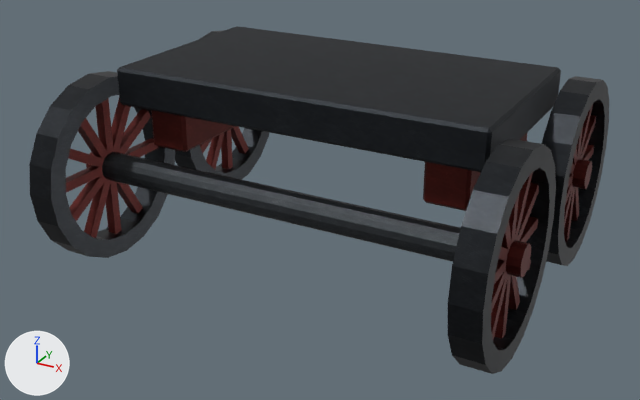
What one commit did to the glTF model assets/terra/blocks/models/train_bogie.gltf.
The view is the same before and after, from a 50 mm lens placed at (2.35, -4.04, 2.08), pointed at (0.46, -0.6, 0.36). The axes (+X, +Y, +Z) are drawn at lower left. The lights are the same throughout. The first picture is the older version. Vertices at exactly the same position are counted once.

Before the edit, the objects in view are built like this:
```python
ob_mesh_0 = bpy.data.objects.new('Mesh_0', me_mesh_0)
ob_mesh_0.location = (0.0, 0.0, 0.0)
```
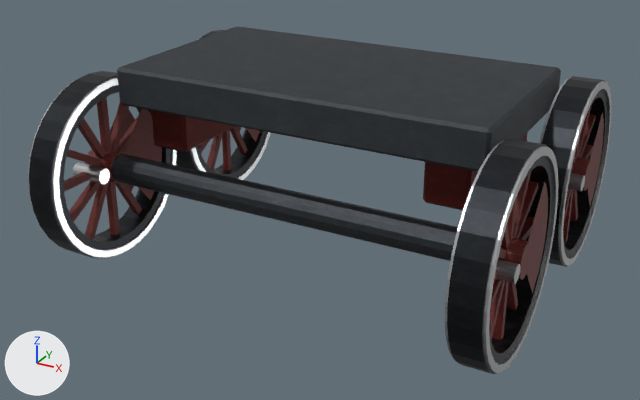
Edits to the bpy script that builds the scene:
```text
Change mat_train_bogie_wheel_0_spokes:
    where n0 = _N.new('ShaderNodeBsdfPrincipled'); n0.name = 'Principled BSDF'
    n0.inputs[1].default_value: 0.72 -> 0.08  # 'Metallic'
Change mat_train_bogie_wheel_1_spokes:
    where n0 = _N.new('ShaderNodeBsdfPrincipled'); n0.name = 'Principled BSDF'
    n0.inputs[1].default_value: 0.72 -> 0.08  # 'Metallic'
    add n0.inputs[2].default_value = 0.62  # 'Roughness'
Change mat_train_bogie_wheel_2_spokes:
    where n0 = _N.new('ShaderNodeBsdfPrincipled'); n0.name = 'Principled BSDF'
    n0.inputs[1].default_value: 0.72 -> 0.08  # 'Metallic'
Change mat_train_bogie_wheel_3_spokes:
    where n0 = _N.new('ShaderNodeBsdfPrincipled'); n0.name = 'Principled BSDF'
    n0.inputs[1].default_value: 0.72 -> 0.08  # 'Metallic'
Change mat_train_black_iron:
    where n0 = _N.new('ShaderNodeBsdfPrincipled'); n0.name = 'Principled BSDF'
    n0.inputs[2].default_value: 0.54 -> 0.66  # 'Roughness'
    where n2 = _N.new('ShaderNodeMix'); n2.name = 'Mix'
    n2.inputs[7].default_value: (0.115, 0.125, 0.14, 1.0) -> (0.25, 0.265, 0.28, 1.0)  # 'B', dark grey #5f6369 -> 'B', grey #898d90
Change me_mesh_0:
    remove me_mesh_0.from_pydata(...)  # 860 vertices, 1668 faces; spans x -0.58..1.58, y -1.45..0.45, z 0.05..1.0
    add me_mesh_0.from_pydata(...)  # 2356 vertices, 4548 faces; spans x -0.58..1.58, y -1.45..0.45, z 0.05..1.0
    me_mesh_0 part 1: a new loose piece, a 16-sided cylinder along x spanning x -0.583..-0.417, y -1.158..-1.082, z 0.462..0.538, in mat_train_bogie_wheel_1_rim (light grey #c5c8ca)
    me_mesh_0 part 2: a new loose piece, a 16-sided cylinder along x spanning x 1.417..1.583, y -0.158..-0.082, z 0.462..0.538, in mat_train_bogie_wheel_2_rim (light grey #c5c8ca)
    me_mesh_0 part 3: a new loose piece, a 16-sided cylinder along x spanning x 1.417..1.583, y -1.158..-1.082, z 0.462..0.538, in mat_train_bogie_wheel_3_rim (light grey #c5c8ca)
    me_mesh_0 part 4: 192 vertices removed from x -0.58..-0.42, y -1.43..0.43, z 0.07..0.93; 872 vertices added at x -0.58..-0.42, y -1.44..0.44, z 0.06..0.94
    me_mesh_0 part 5: 192 vertices removed from x 1.42..1.58, y -1.43..0.43, z 0.07..0.93; 872 vertices added at x 1.42..1.58, y -1.44..0.44, z 0.06..0.94
    other edits to the shape of me_mesh_0 do not show in these pictures
    add me_mesh_0.materials.append(mat_train_bogie_wheel_0_rim)  # light grey #c5c8ca
    add me_mesh_0.materials.append(mat_train_bogie_wheel_1_rim)  # light grey #c5c8ca
    add me_mesh_0.materials.append(mat_train_bogie_wheel_2_rim)  # light grey #c5c8ca
    add me_mesh_0.materials.append(mat_train_bogie_wheel_3_rim)  # light grey #c5c8ca
```

What differs and where, as boxes [x1, y1, x2, y2] in the pictures (640 x 400 px):
'Mesh_0', surface changed, reshaped
    before: [29, 26, 609, 374]
    after: [28, 26, 612, 374]
part 1 of me_mesh_0, added
    after: [73, 162, 110, 184]
part 2 of me_mesh_0, added
    after: [568, 173, 585, 192]
part 3 of me_mesh_0, added
    after: [496, 259, 520, 284]
part 4 of me_mesh_0, built on
    before: [29, 30, 270, 258]
    after: [28, 30, 271, 258]
part 5 of me_mesh_0, built on
    before: [448, 76, 609, 374]
    after: [445, 76, 612, 374]
